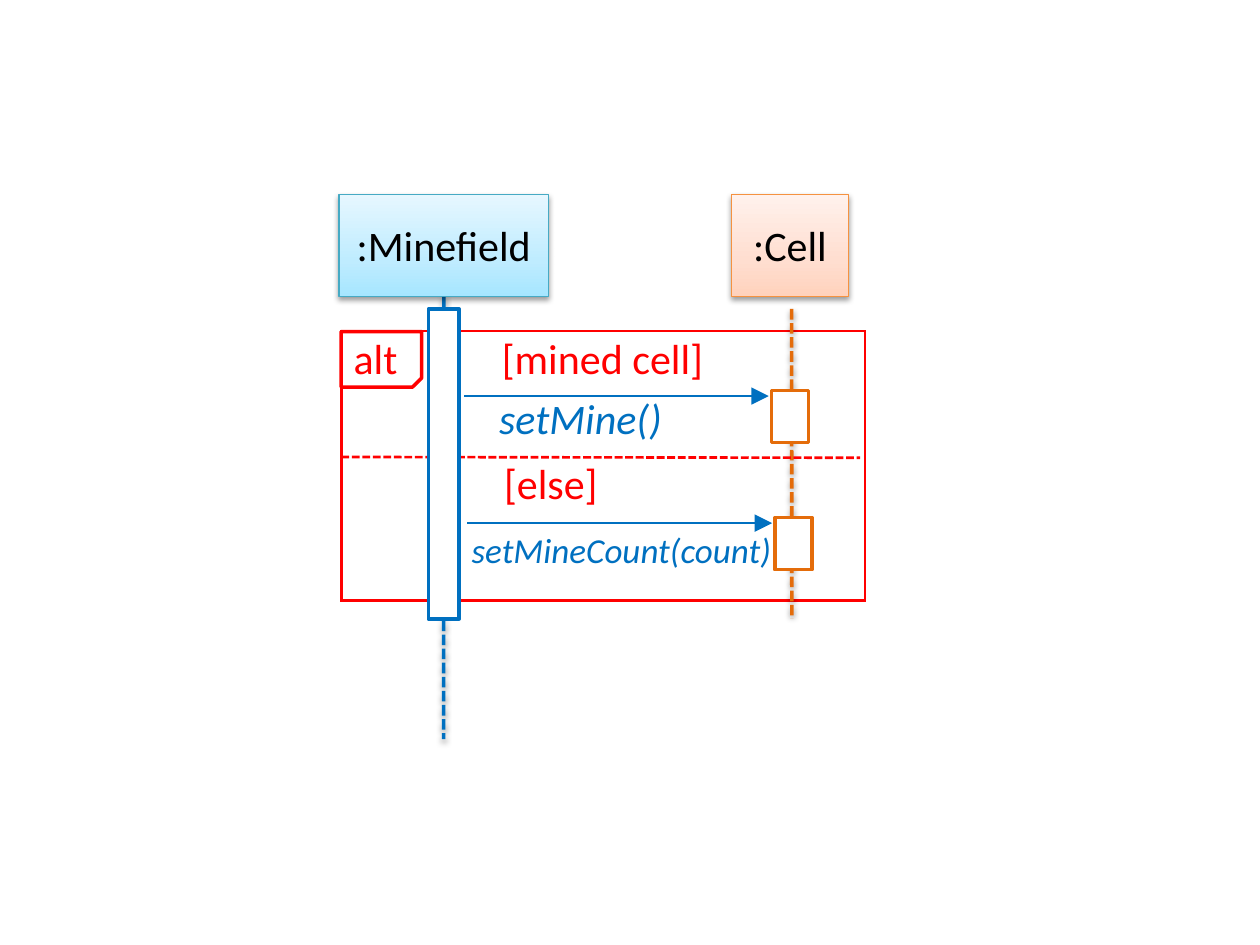
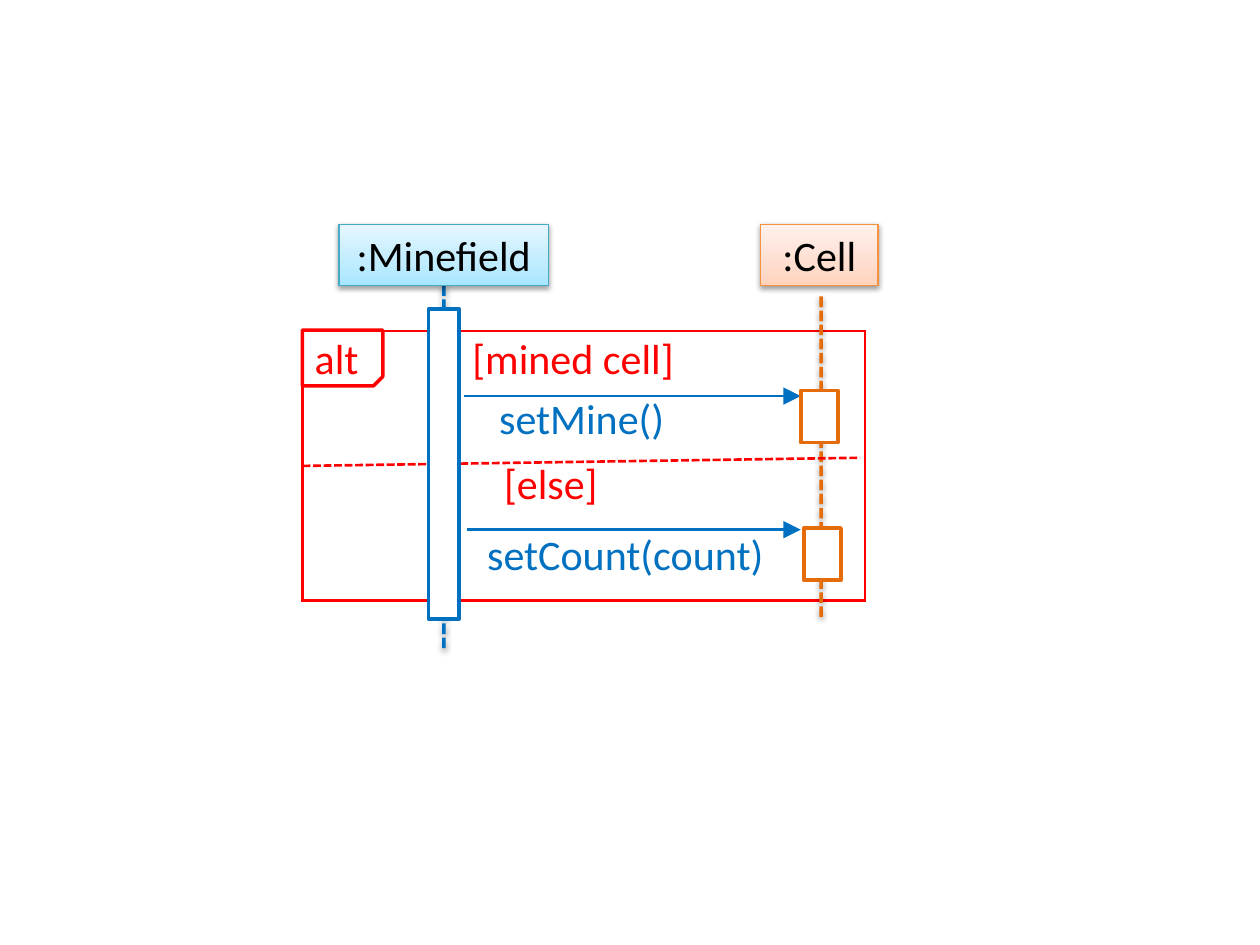
Before and after one commit to se-edu/se-book, a slide deck: slide 1 of diagrams/uml/sequenceDiagrams/alternativePaths/minefieldCell.pptx. Drawn at 1260x945 pixels with LibreOffice and Linux fonts; fonts in the diff are those of the drawing. Boxes give left, top, right and bottom in pixels: in the first picture for what was removed or moved away, otherwise in the second. Text is boxed around its words. In the diff, an @@ line names an element or a change of style, - is before the commit and + after.

```diff
--- a/diagrams/uml/sequenceDiagrams/alternativePaths/minefieldCell.pptx
+++ b/diagrams/uml/sequenceDiagrams/alternativePaths/minefieldCell.pptx
@@ rectangle ":Minefield": place and size @@
-rectangle ":Minefield" at [339,195,548,297]
+rectangle ":Minefield" at [339,224,548,285]
@@ rectangle ":Cell": place and size @@
-rectangle ":Cell" at [731,195,848,297]
+rectangle ":Cell" at [761,224,878,285]
@@ line moved from (444, 296) - (444, 740) to (444, 285) - (444, 649) @@
@@ line moved from (791, 309) - (791, 619) to (822, 296) - (822, 619) @@
@@ text "alt [mined cell]" rewrapped from [354,343,703,380] to [315,343,674,380] @@
@@ rectangle: place and size @@
-rectangle at [341,331,866,601]
+rectangle at [302,331,864,601]
@@ snip rect: place and size @@
-snip rect at [341,331,422,387]
+snip rect at [302,330,383,386]
@@ text "setMine()" at [499,403,664,440]: italic off @@
@@ arrow moved from (464, 396) - (769, 396) to (464, 396) - (801, 396) @@
@@ rectangle: place and size @@
-rectangle at [771,391,808,442]
+rectangle at [801,391,838,442]
@@ line moved from (341, 457) - (861, 457) to (302, 466) - (861, 457) @@
@@ arrow moved from (467, 523) - (772, 523) to (467, 529) - (801, 529) @@
@@ text at [487,539,763,576]: text changed; size 20 to 24 pt; italic off @@
-setMineCount(count)
+setCount(count)
@@ rectangle: place and size @@
-rectangle at [775,518,811,570]
+rectangle at [804,528,840,580]
```
Also in this commit, not shown: 24 other files.
